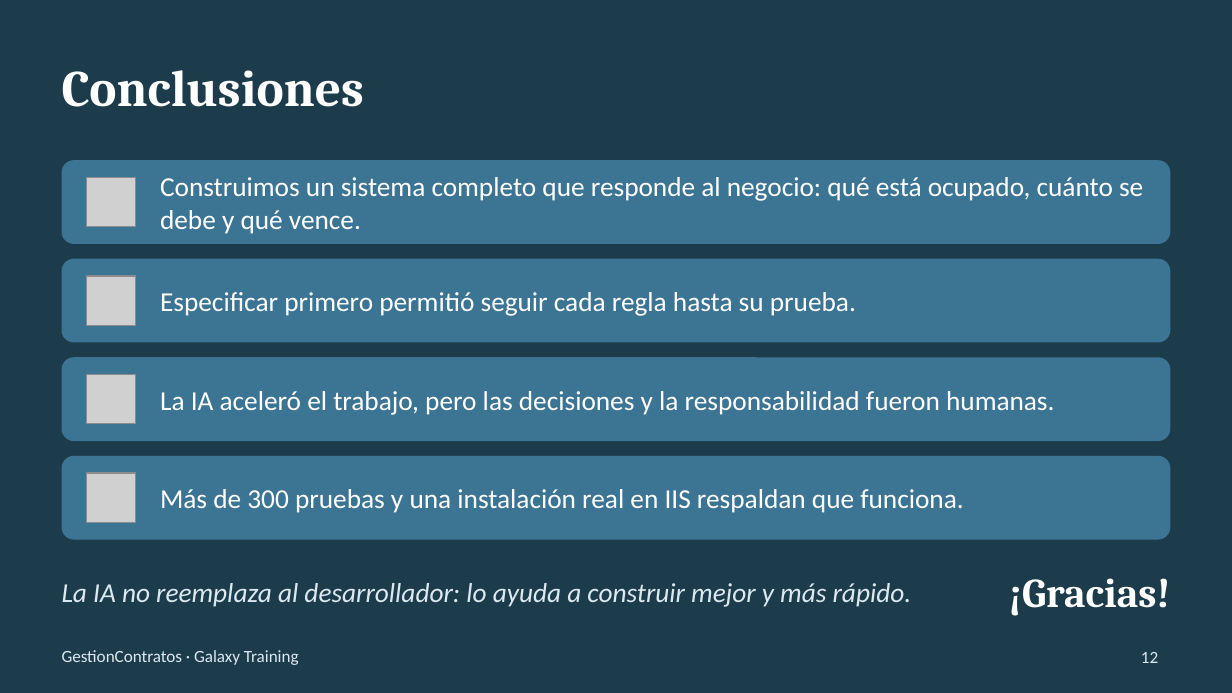
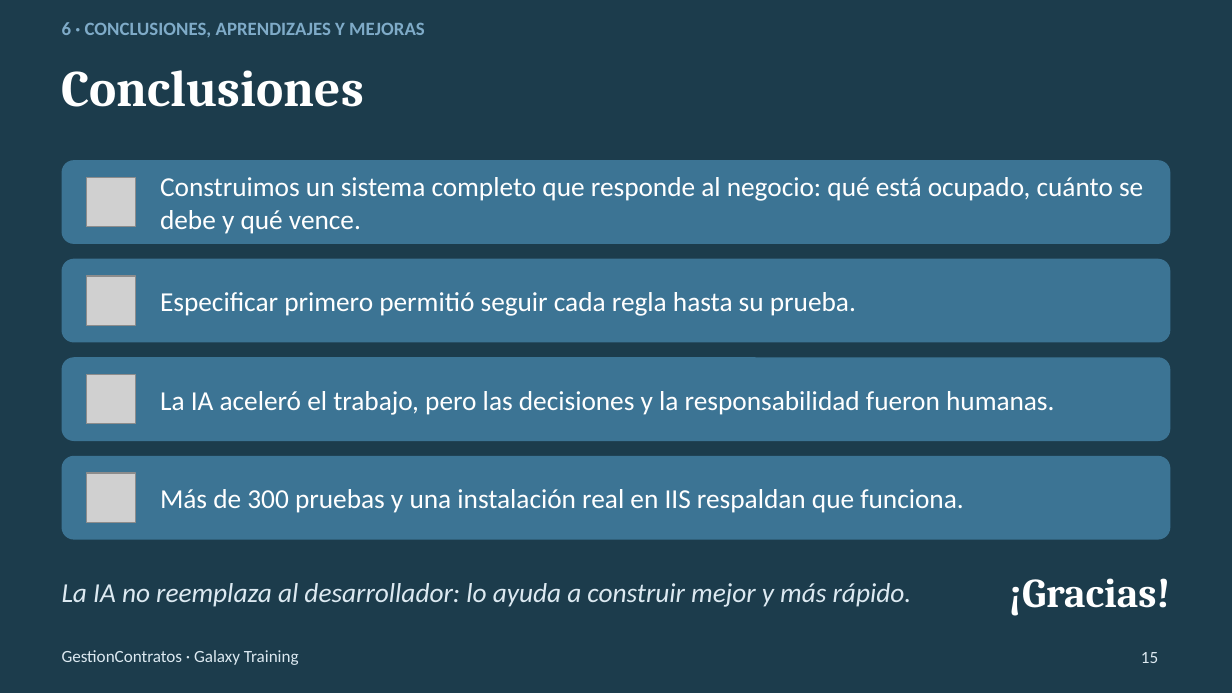
Before and after one commit to yurigrandez/ProyectoIntegrador, a slide deck: slide 15 of Presentacion/Presentacion_Final_GestionContratos.pptx (slide 12 before the commit). Drawn at 1232x693 pixels with LibreOffice and Linux fonts; fonts in the diff are those of the drawing; grey boxes stand for pictures. Boxes give left, top, right and bottom in pixels: in the first picture for what was removed or moved away, otherwise in the second. Text is boxed around its words. In the diff, an @@ line names an element or a change of style, - is before the commit and + after.

```diff
--- a/Presentacion/Presentacion_Final_GestionContratos.pptx
+++ b/Presentacion/Presentacion_Final_GestionContratos.pptx
@@ text added at bbox=[62, 22, 425, 37], 11 pt, text #7FABC8, bold @@
+6 · CONCLUSIONES, APRENDIZAJES Y MEJORAS
@@ page number at bbox=[1141, 652, 1158, 663]: text changed @@
-12
+15
```
Also in this commit, not shown: 9 other slides changed, 4 slides added, 1 slide removed.
